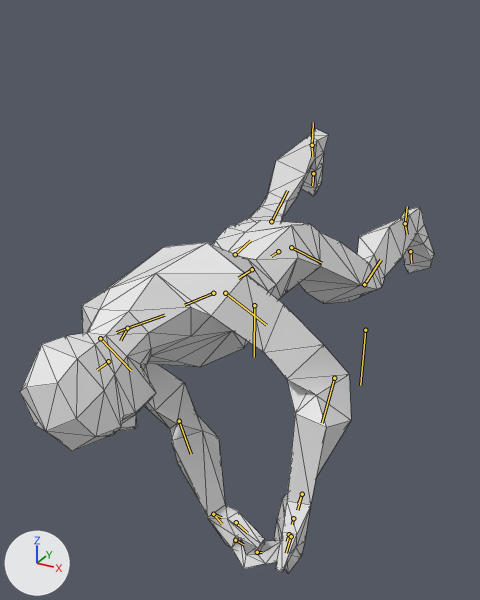
A saved change to the glTF model src/images/objects/characters/basic-hero.glb.
Both versions are drawn from a 50 mm camera at (6.99, -21.65, 5.11) aimed at (-0.23, -8.53, -1.46). Every picture has the same lights, and +X, +Y and +Z are marked at lower left. Both versions are drawn at frame 0 of the action 'ShootHandGun'; the numbers are the values there. The bones that bend it are drawn over the model as lines. Mesh edges are drawn as thin lines.

In view in the first picture: 'hero-basic'.
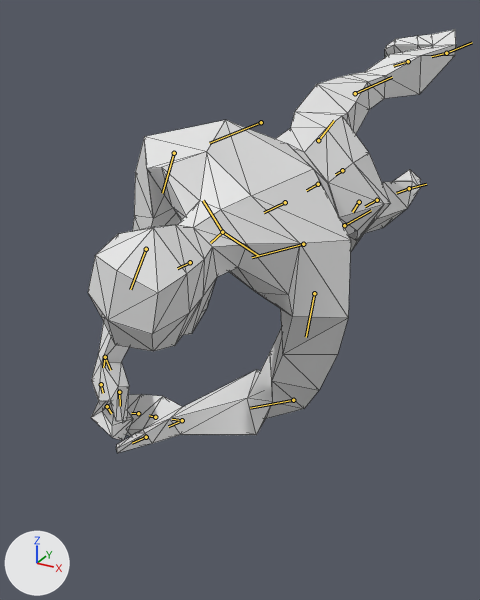
What differs and where, as boxes (x1, y1, x2, y2) in the pictures (480 x 600 px):
'hero-basic', posed (11% narrower): before (20, 129, 434, 574); after (88, 29, 456, 453)
bone 'Root', root to tip: before (278, 251) to (271, 256); after (342, 170) to (335, 174)
bone 'Neck', root to tip: before (127, 328) to (120, 340); after (222, 232) to (210, 243)
bone 'FootBase.L', root to tip: before (405, 223) to (407, 234); after (409, 188) to (396, 193)
bone 'FootBase.R', root to tip: before (312, 145) to (312, 156); after (446, 53) to (431, 56)

What the commit changed:
Bone 'Root' (bone_root) moves from (-0.05, -0.29, 0.18) to (0.56, -0.29, -0.69).
Bone 'Root' (bone_root) turns from (0, 16, 0) to (0, -51, 0) degrees about its own x, y and z.
Bone 'Neck' (bone_neck) turns from (1, 9, 3) to (0, 31, -8) degrees about its own x, y and z.
Bone 'FootBase.L' (bone_footbase_l) turns from (1, 7, -7) to (19, -14, -15) degrees about its own x, y and z.
Bone 'FootBase.R' (bone_footbase_r) turns from (16, -3, 5) to (33, -21, -12) degrees about its own x, y and z.
